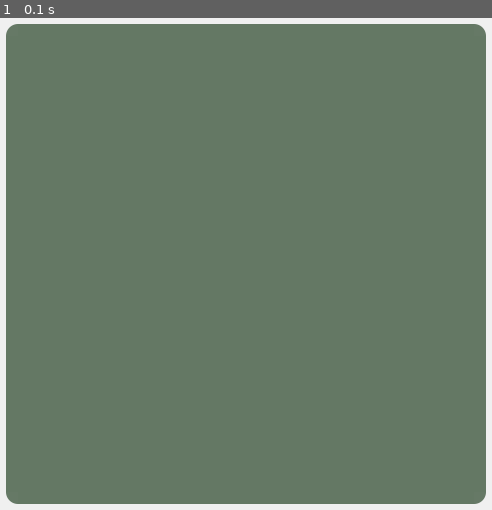
Above: before the commit, frame 1.
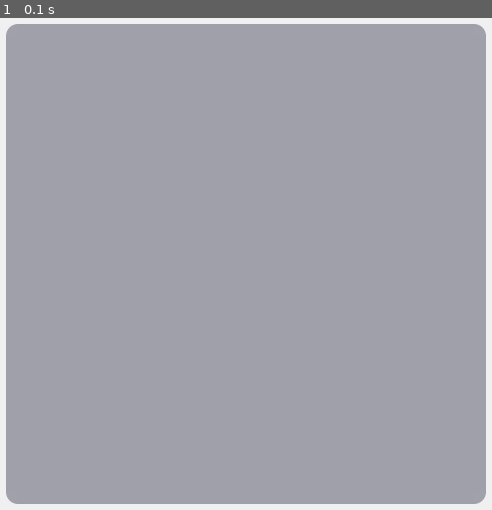
Above: after the commit, the same moment.

Repository: guidocreusen/python_pygame_2048
Game: pygame game, started from 2048.py
Same seed, same stepped clock (60 frames per second), same inputs: the game is played once before the commit and once after it.
Inputs:
- Up to frame 1 (0.1 s): no input

The runs differ from the first frame. In frame 1, 95% of the frame differs, in the area x 1-99%, y 1-99%.

Commit message:
transferred board bg attributes to board class

Diff:
--- a/2048.py
+++ b/2048.py
@@ -6,13 +6,13 @@
 from board import Board
 
 #constants
-SCREEN_SIZE = (640, 640)
-MARGINS = 80
+SCR_SIZE = (640, 640)
+MARGINS = (80, 80)
 
 #init
 pygame.init()
-screen = pygame.display.set_mode(SCREEN_SIZE, 0, 32)
-board = Board()
+scr = pygame.display.set_mode(SCR_SIZE, 0, 32)
+board = Board((160, 160, 170))
 
 #main loop
 while True:
@@ -23,9 +23,9 @@
 		sys.exit()
 
 	#draw bg
-	screen.fill((240,240,240))
+	scr.fill((240,240,240))
 
 	#draw board
-	screen.blit(board.draw_bg(SCREEN_SIZE[0]-2*MARGINS), (MARGINS,MARGINS))
+	board.draw_bg(scr, SCR_SIZE, MARGINS)
 
 	pygame.display.update()
--- a/board.py
+++ b/board.py
@@ -19,15 +19,17 @@
 		64: (149, 189, 229)
 	}
 
-	def __init__(self):
+	def __init__(self, bg_col):
+		#set bg color
+		self.bg_col = bg_col
 		#set all values to 0
 		for i in range(4):
 			self.squares.append([0, 0, 0, 0])
 
 
-	#draws the background, returns a surface with dimensions (size, size)
-	def draw_bg(self, size):
-		bg_rect = pygame.Rect(0, 0, size, size)
-		bg = AAfilledRoundedRect(bg_rect, (100,120,100), 0.05)
+	#draws the background, blits a surface with dimensions (size, size)
+	def draw_bg(self, screen, scr_size, margins):
+		bg_rect = pygame.Rect(0, 0, scr_size[0]-2*margins[0], scr_size[1]-2*margins[1])
+		bg = AAfilledRoundedRect(bg_rect, self.bg_col, 0.05)
 
-		return bg
+		return screen.blit(bg, (margins[0], margins[1]))
